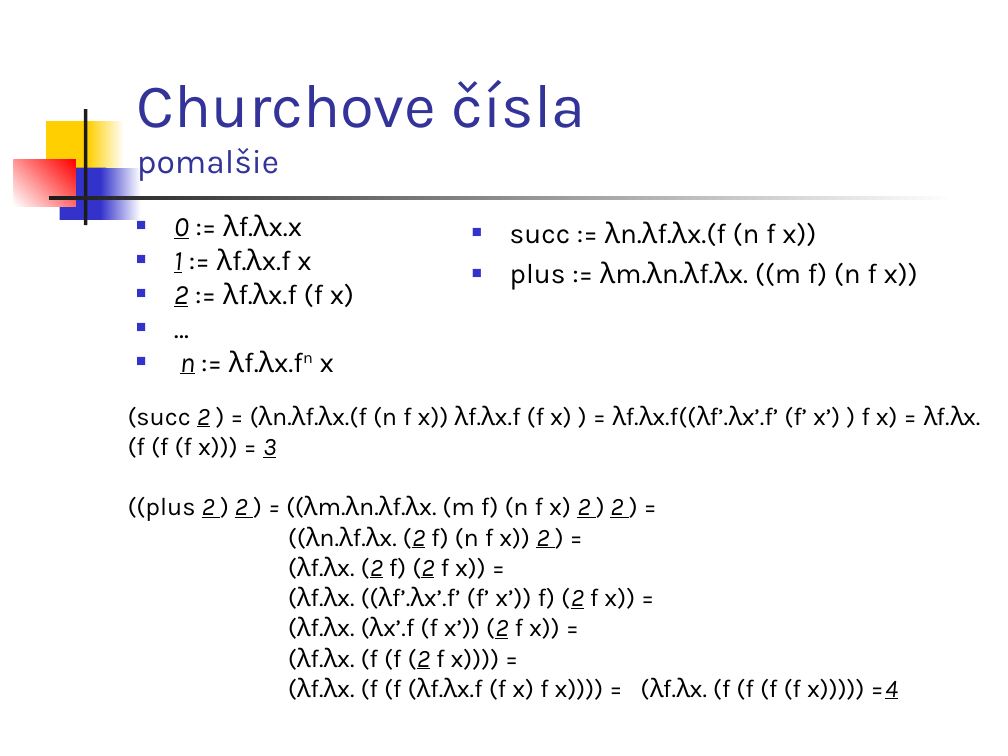
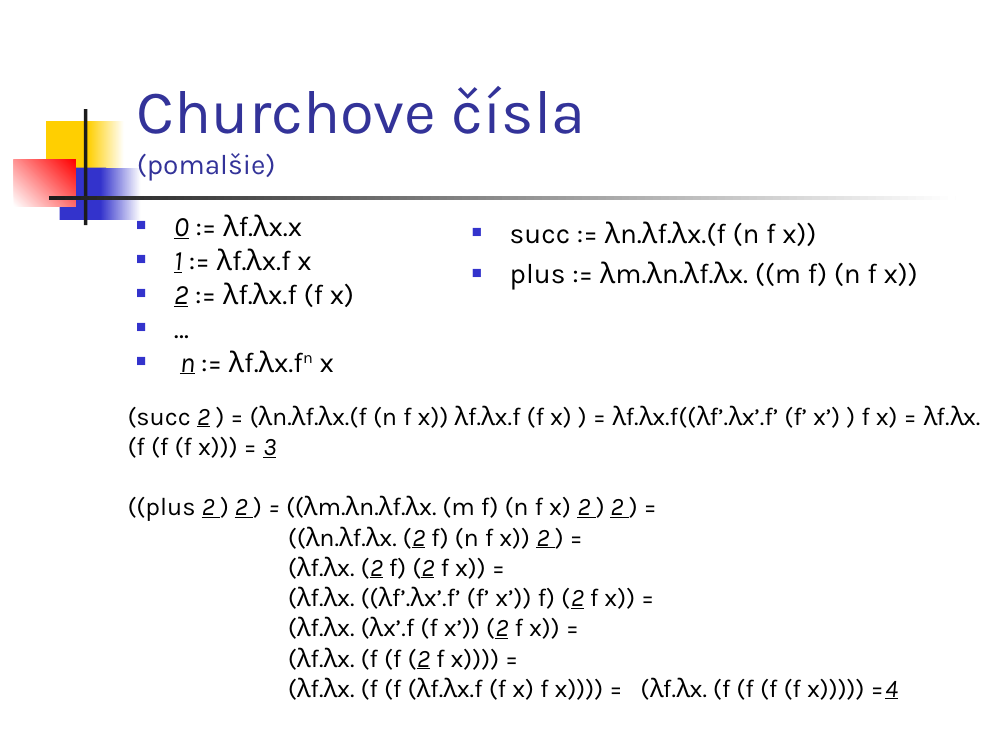
Before and after one commit to Funkcionalne/Prednasky, a slide deck: slide 16 of 06/06_fpro.ppt. Drawn at 1008x756 pixels with LibreOffice and Linux fonts; fonts in the diff are those of the drawing. Boxes give left, top, right and bottom in pixels: in the first picture for what was removed or moved away, otherwise in the second. Text is boxed around its words. In the diff, an @@ line names an element or a change of style, - is before the commit and + after.

```diff
--- a/06/06_fpro.ppt
+++ b/06/06_fpro.ppt
@@ title at box(137, 86, 586, 181): text changed @@
-Churchove čísla
-pomalšie
+Churchove čísla
+(pomalšie)
```
Also in this commit, not shown: 4 other slides changed, 1 slide added, 2 slides removed, 3 other files.
